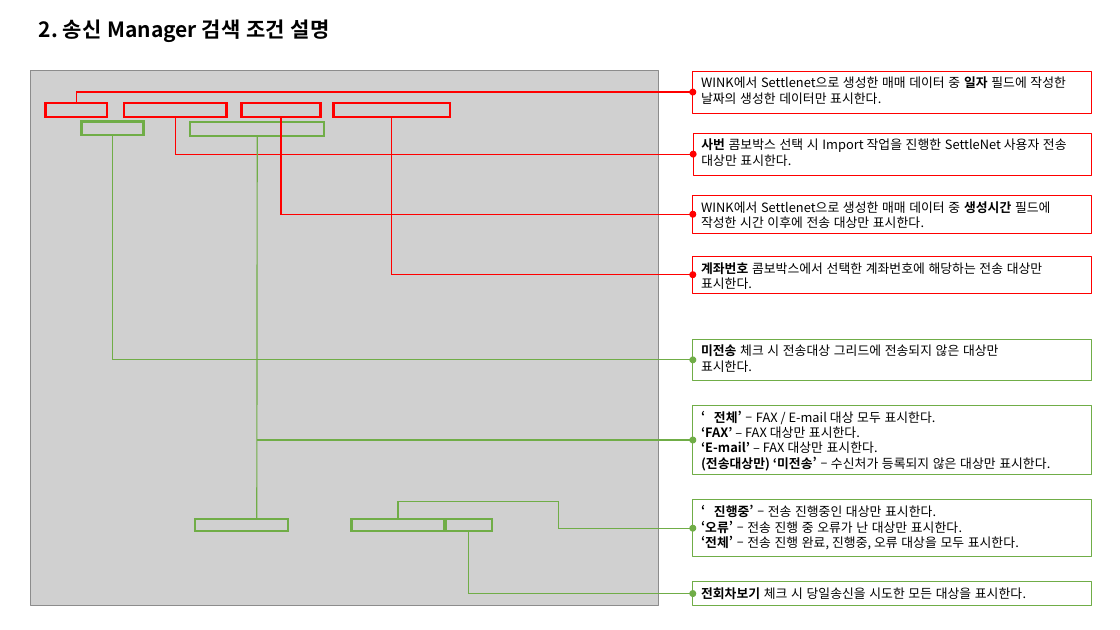
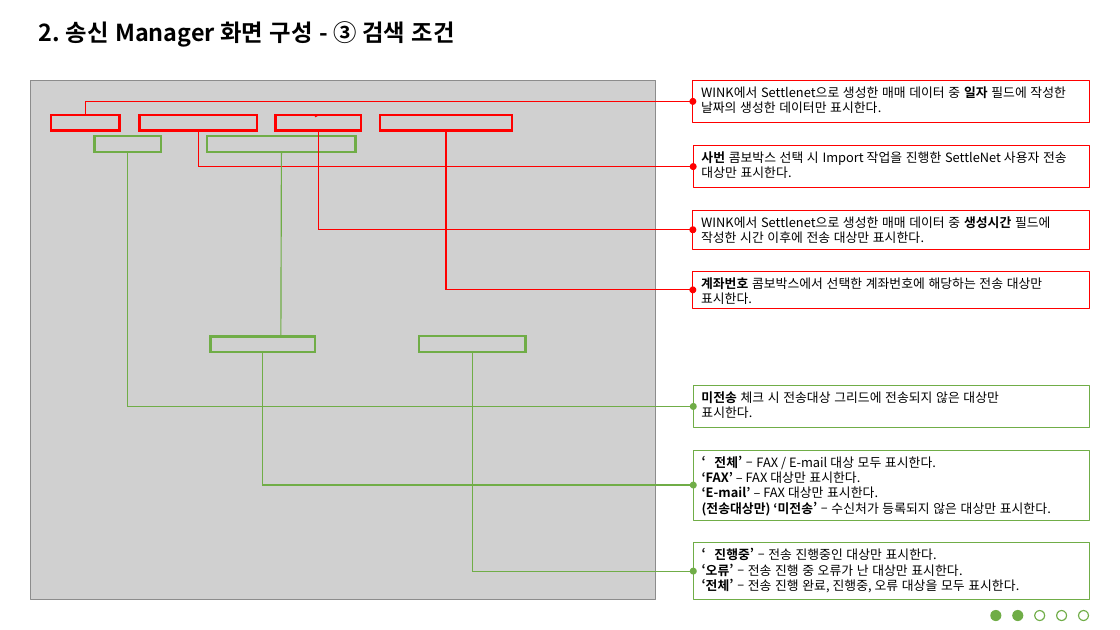
Before and after one commit to jungsoolee/HankookFI, a slide deck: slide 7 of 한투 금상 8801 송신 Manager Client Manual.pptx (slide 5 before the commit). Drawn at 1120x630 pixels with LibreOffice and Linux fonts; fonts in the diff are those of the drawing; grey boxes stand for pictures. Boxes give left, top, right and bottom in pixels: in the first picture for what was removed or moved away, otherwise in the second. Text is boxed around its words. In the diff, an @@ line names an element or a change of style, - is before the commit and + after.

```diff
--- a/한투 금상 8801 송신 Manager Client Manual.pptx
+++ b/한투 금상 8801 송신 Manager Client Manual.pptx
@@ text at (39,21,455,47): text changed; size 18 to 20 pt @@
-2. 송신 Manager 검색 조건 설명
+2. 송신 Manager 화면 구성 - ③ 검색 조건
@@ picture: place and size @@
-picture at (30,71,659,605)
+picture at (30,80,655,599)
@@ rectangle "WINK에서 Settlenet으로 생성한 매매 데이터 ...": place and size @@
-rectangle "WINK에서 Settlenet으로 생성한 매매 데이터 ..." at (693,71,1091,113)
+rectangle "WINK에서 Settlenet으로 생성한 매매 데이터 ..." at (693,81,1090,123)
@@ rectangle: place and size @@
-rectangle at (45,103,107,117)
+rectangle at (50,115,119,131)
@@ elbow arrow moved from (76, 103) - (693, 92) to (85, 115) - (693, 102) @@
@@ rectangle: place and size @@
-rectangle at (124,103,226,117)
+rectangle at (139,115,257,131)
@@ rectangle: place and size @@
-rectangle at (242,103,321,117)
+rectangle at (276,115,361,131)
@@ line moved from (281, 117) - (281, 120) to (318, 115) - (315, 117) @@
@@ rectangle: place and size @@
-rectangle at (334,103,450,118)
+rectangle at (380,115,512,131)
@@ rectangle: place and size @@
-rectangle at (82,122,144,136)
+rectangle at (95,136,161,152)
@@ elbow arrow moved from (175, 117) - (693, 155) to (198, 131) - (693, 166) @@
@@ rectangle: place and size @@
-rectangle at (190,122,324,136)
+rectangle at (208,136,356,152)
@@ elbow arrow moved from (281, 117) - (693, 214) to (318, 131) - (693, 230) @@
@@ elbow arrow moved from (392, 117) - (693, 275) to (446, 131) - (693, 290) @@
@@ rectangle "사번 콤보박스 선택 시 Import ...": place and size @@
-rectangle "사번 콤보박스 선택 시 Import ..." at (693,133,1091,175)
+rectangle "사번 콤보박스 선택 시 Import ..." at (693,145,1090,187)
@@ elbow arrow moved from (113, 135) - (693, 360) to (128, 152) - (693, 407) @@
@@ line moved from (257, 136) - (257, 520) to (281, 152) - (281, 336) @@
@@ rectangle "WINK에서 Settlenet으로 생성한 매매 데이터 ...": place and size @@
-rectangle "WINK에서 Settlenet으로 생성한 매매 데이터 ..." at (693,195,1091,234)
+rectangle "WINK에서 Settlenet으로 생성한 매매 데이터 ..." at (693,211,1090,250)
@@ rectangle "계좌번호 콤보박스에서 선택한 계좌번호에 해당하는 ...": place and size @@
-rectangle "계좌번호 콤보박스에서 선택한 계좌번호에 해당하는 ..." at (693,256,1091,293)
+rectangle "계좌번호 콤보박스에서 선택한 계좌번호에 해당하는 ..." at (693,271,1090,308)
@@ rectangle: place and size @@
-rectangle at (352,519,444,531)
+rectangle at (211,337,316,353)
@@ elbow arrow added from (263, 352) to (693, 486), #70AD47 1 pt @@
@@ rectangle: place and size @@
-rectangle at (195,519,287,531)
+rectangle at (419,336,526,352)
@@ elbow arrow moved from (469, 531) - (693, 594) to (472, 352) - (693, 571) @@
@@ 3 rectangles: place and size @@
-3 rectangles at (693,339,1091,556)
+3 rectangles at (693,386,1090,599)
@@ arrow removed from (257, 440) to (693, 440) @@
@@ elbow arrow removed from (398, 519) to (693, 528) @@
@@ rectangle removed at (445,519,492,531) @@
@@ rectangle removed at (693,582,1091,606) @@
-전회차보기 체크 시 당일송신을 시도한 모든 대상을 표시한다.
@@ ellipse added at (991,611,1002,621), fill #70AD47, outline #70AD47 1 pt @@
@@ ellipse added at (1013,611,1023,621), fill #70AD47, outline #70AD47 1 pt @@
@@ ellipse added at (1035,611,1045,621), outline #70AD47 1 pt @@
@@ ellipse added at (1057,611,1067,621), outline #70AD47 1 pt @@
@@ ellipse added at (1079,611,1089,621), outline #70AD47 1 pt @@
```
Also in this commit, not shown: 2 other slides changed, 5 slides added, 1 slide removed, 9 other files.
